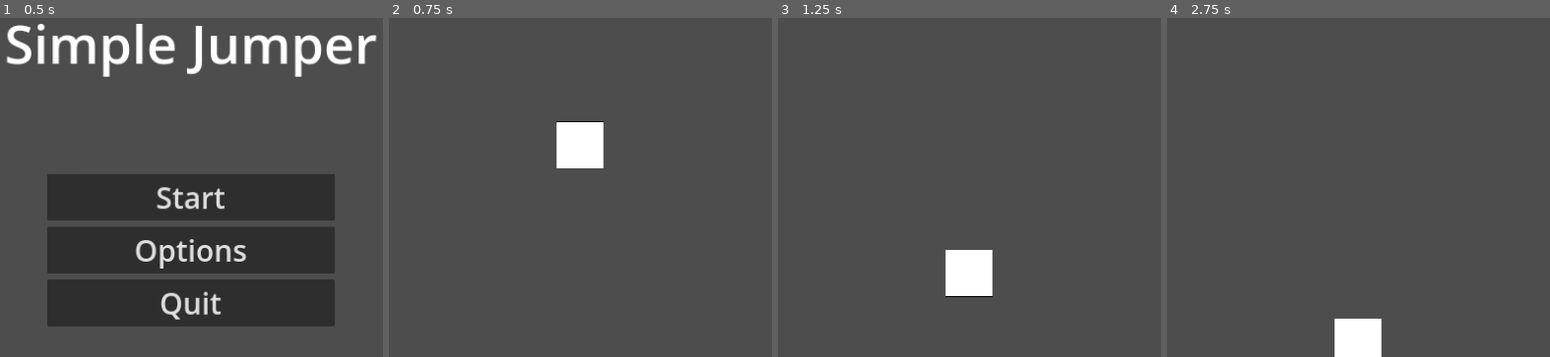
Above: before the commit, frames 1-4 (left to right).
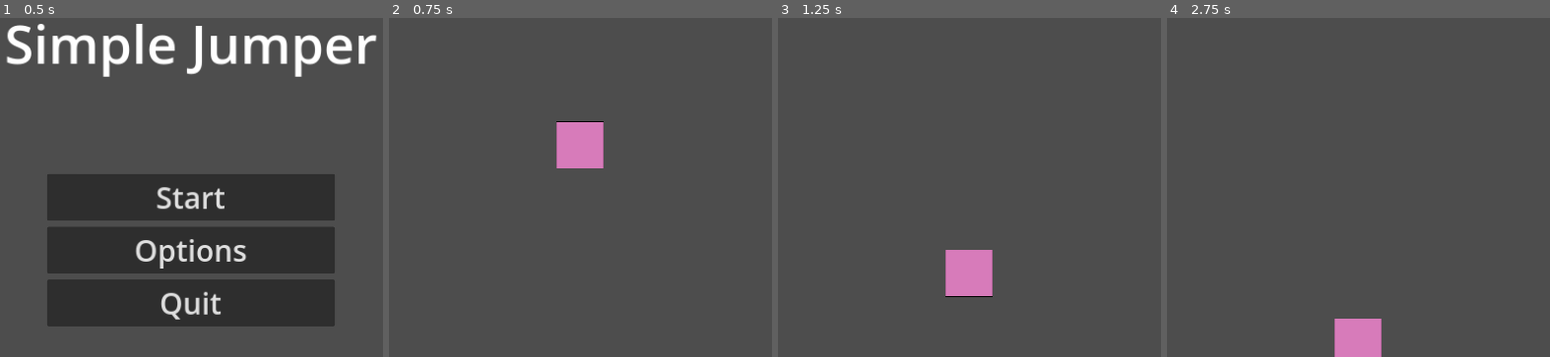
Above: after the commit, the same moments.

Repository: Maciekm1/GodotSimpleJumper
Game: Godot game, scene res://Scenes/UI/menu.tscn
Two runs of this game, one before a commit and one after it. Both use one fixed random seed, a clock stepped at 60 frames per second and the inputs below.
Inputs (mouse positions are in pixels of both pictures, inside the frame that each line leads up to):
- Up to frame 1 (0.5 s): no input
- Up to frame 2 (0.75 s): click "Start" at 0.5 s
- Up to frame 3 (1.25 s): no input
- Up to frame 4 (2.75 s): move the mouse to (1530, 112) at 1.27 s; click (1530, 112) at 1.52 s; move the mouse to (1201, 156) at 2.02 s; click (1201, 156) at 2.27 s

Frame 1 is identical in both runs. In frame 2, 1.7% of the frame differs, in the area x 43-57%, y 30-45%; in frame 3, 1.7%; in frame 4, 1.4%.

Commit message:
Export Settings Applied

Diff:
--- a/Scenes/player.tscn
+++ b/Scenes/player.tscn
@@ -10,6 +10,7 @@
 script = ExtResource("1_a1aoq")
 
 [node name="Sprite2D" type="Sprite2D" parent="."]
+modulate = Color(0.843137, 0.482353, 0.729412, 1)
 scale = Vector2(0.6, 0.6)
 texture = ExtResource("1_fqhn6")
 
--- a/project.godot
+++ b/project.godot
@@ -38,3 +38,4 @@
 [rendering]
 
 renderer/rendering_method="mobile"
+textures/vram_compression/import_etc2_astc=true
Not shown, added: export_presets.cfg
